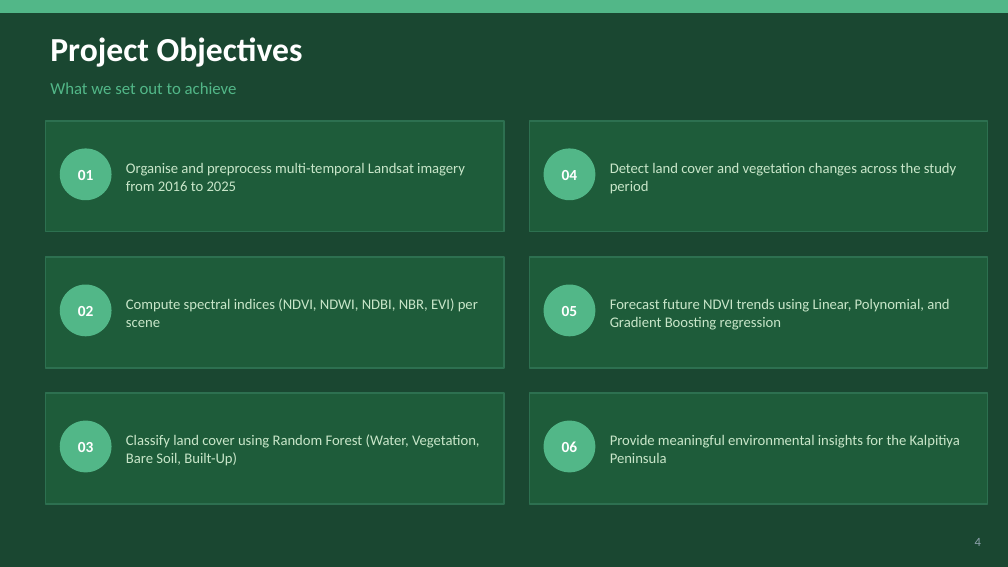
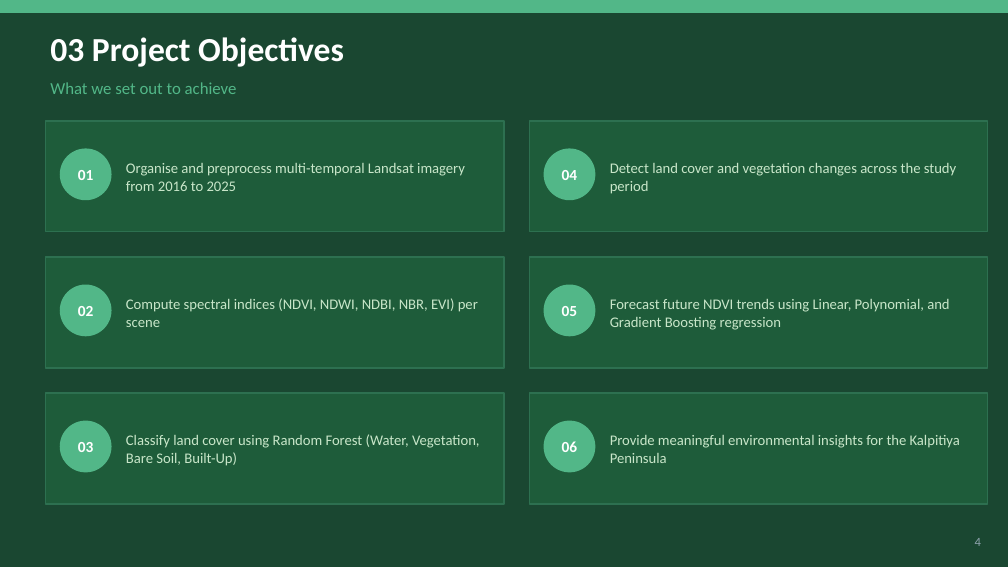
Before and after one commit to heyisula/terraShiftSriLanka, a slide deck: slide 4 of docs/Kalpitiya_Deforestation_Presentation.pptx. Drawn at 1008x567 pixels with LibreOffice and Linux fonts; fonts in the diff are those of the drawing. Boxes give left, top, right and bottom in pixels: in the first picture for what was removed or moved away, otherwise in the second. Text is boxed around its words. In the diff, an @@ line names an element or a change of style, - is before the commit and + after.

```diff
--- a/docs/Kalpitiya_Deforestation_Presentation.pptx
+++ b/docs/Kalpitiya_Deforestation_Presentation.pptx
@@ text at (50,37,344,67): text changed @@
-Project Objectives
+03 Project Objectives
```
Also in this commit, not shown: 14 other slides changed.
